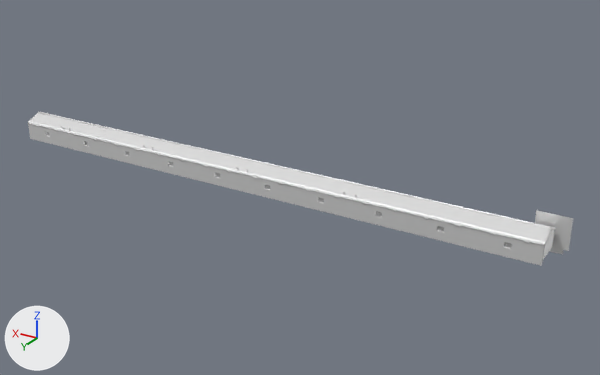
Two versions of the COLLADA model Escenas_Importadas/Escenario_1/Plataforma.dae, one commit apart.
Before and after are seen from a 50 mm lens placed at (-206.7, 192.8, 96.5), pointed at (-90.0, -1.6, -0.7). Arrows for +X, +Y and +Z are at lower left; the lights stay in place. Where no turn or scale is listed for an object, it has been applied to the vertices.

In view in the first picture: 'Estructura_Casa', 'arboles'.
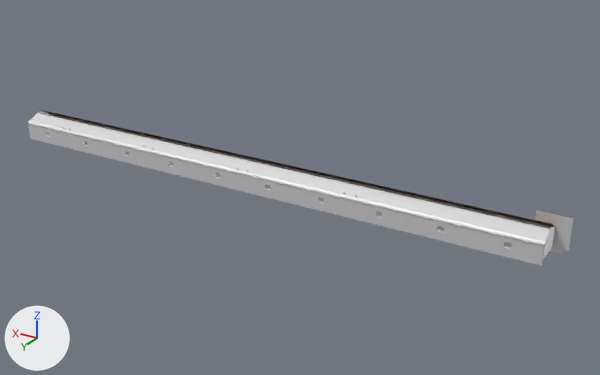
Where the newer file only moved an object's origin or applied its transform, the numbers keep the older frame.

What changed in the scene script:
```text
Add img_roof_09_diff_2k__rojasgimp_jpg:
    img_roof_09_diff_2k__rojasgimp_jpg = load_image('roof_09_diff_2k__rojasGIMP.jpg', 'roof_09_diff_2k__rojasGIMP.jpg', 2048, 2048, 'sRGB')
Add mat_tejas:
    mat_tejas = principled_material('TEJAS')
    mat_tejas.texture = img_roof_09_diff_2k__rojasgimp_jpg
    mat_tejas.metallic = 0.5
Add me_plane_000:
    me_plane_000.from_pydata(...)  # 22 vertices, 20 faces; spans x -87.0..87.0, y -3.0..3.0, z -2.0..2.0
    me_plane_000.materials.append(mat_tejas)  # picture img_roof_09_diff_2k__rojasgimp_jpg
Add ob_estructura_casa_002:
    ob_estructura_casa_002 = bpy.data.objects.new('Estructura_Casa.002', me_plane_000)
    ob_estructura_casa_002.location = (-78.1, 3.0, 7.3)
```

Pixel boxes (x1, y1, x2, y2) of what changed, in the pictures (600 x 375 px):
'Estructura_Casa.002', added
    after: (39, 109, 557, 229)
